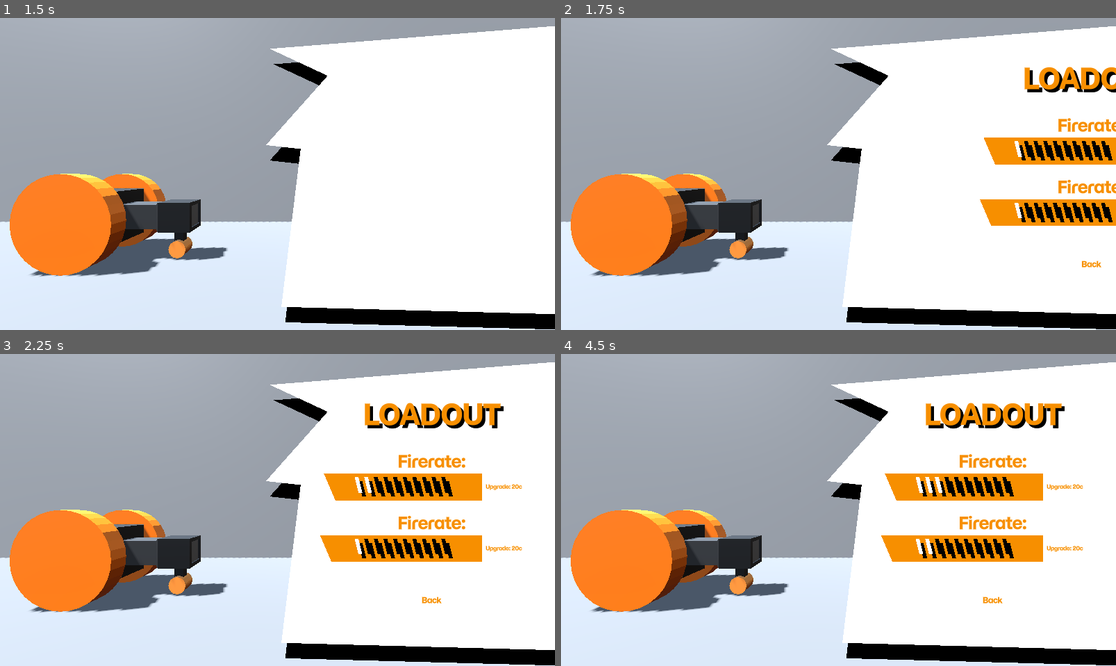
Above: before the commit, frames 1-4 (two rows, left to right).
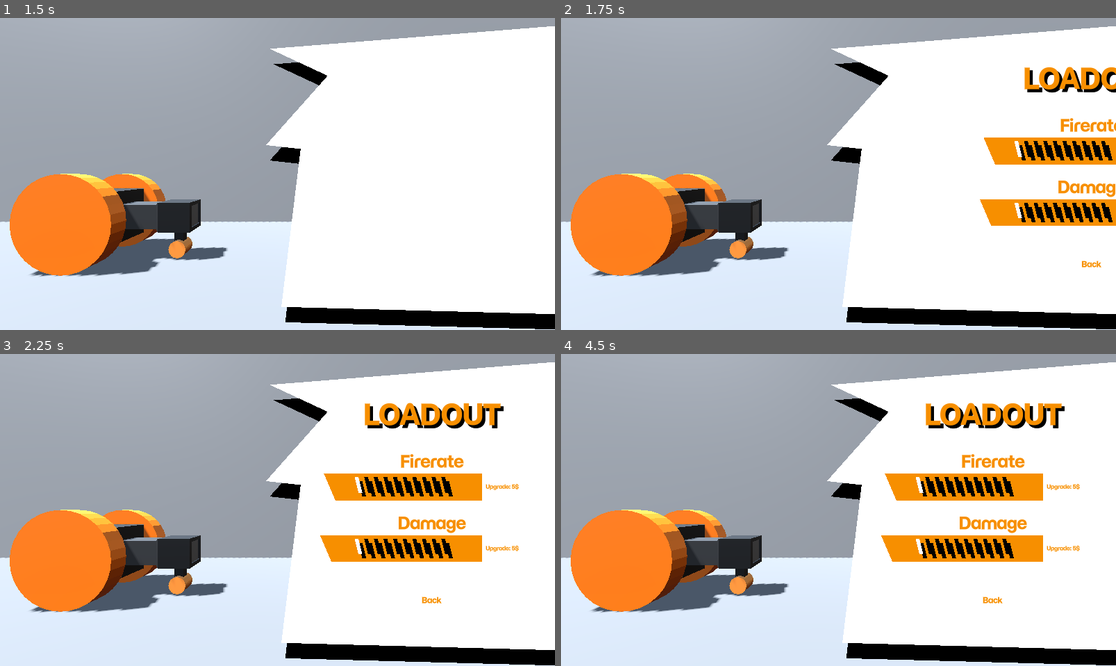
Above: after the commit, the same moments.

Repository: Username4D/Frameclash
Game: Godot game, scene res://scenes/main_menu.tscn
Same seed, same stepped clock (60 frames per second), same inputs: the game is played once before the commit and once after it. This scene is started directly instead of the project's main scene.
Inputs (mouse positions are in pixels of both pictures, inside the frame that each line leads up to):
- Up to frame 1 (1.5 s): tap Enter at 0.5 s; hold Right (ui_right) 0.53-1.25 s; tap Space (shoot) at 0.6 s; click "Back" at 1.25 s
- Up to frame 2 (1.75 s): no input
- Up to frame 3 (2.25 s): click (505, 488) at 2 s, where only the run before the commit has a clickable "Upgrade: 20c"
- Up to frame 4 (4.5 s): click (1066, 488) at 2.75 s, where only the run after the commit has a clickable "Upgrade: 5$"; tap Space (shoot) at 3.5, 3.6, 4.35 s; hold Down (ui_down) 3.53-4.28 s; tap Enter at 4.25 s; hold Right (ui_right) from 4.28 s (still down)

Frame 1 is identical in both runs. In frame 2, 0.5% of the frame differs, in the area x 89-100%, y 32-58%; in frame 3, 0.7%; in frame 4, 0.8%, in the area x 65-95%, y 32-65%.

Commit message:
implemented savehandler into loadout

Diff:
--- a/scenes/loadout.tscn
+++ b/scenes/loadout.tscn
@@ -1,7 +1,8 @@
-[gd_scene load_steps=5 format=3 uid="uid://drgn76ab1301d"]
+[gd_scene load_steps=6 format=3 uid="uid://drgn76ab1301d"]
 
 [ext_resource type="PackedScene" uid="uid://dvb3jtscckqy8" path="res://scenes/page.tscn" id="1_ci6c4"]
 [ext_resource type="FontFile" uid="uid://bnovlpwfj1t3b" path="res://assets/MomoTrustDisplay-Regular.ttf" id="2_dg2ov"]
+[ext_resource type="Script" uid="uid://de2kk31ktw0ni" path="res://scripts/loadout.gd" id="2_jid3f"]
 [ext_resource type="PackedScene" uid="uid://cqtg6k47w73as" path="res://scenes/loadout_level_bar.tscn" id="3_jid3f"]
 
 [sub_resource type="LabelSettings" id="LabelSettings_g1o8j"]
@@ -13,6 +14,7 @@
 shadow_offset = Vector2(6, 6)
 
 [node name="page" instance=ExtResource("1_ci6c4")]
+script = ExtResource("2_jid3f")
 
 [node name="Polygon2D2" type="Polygon2D" parent="." index="0"]
 position = Vector2(-8, 128)
@@ -29,7 +31,7 @@
 horizontal_alignment = 1
 vertical_alignment = 1
 
-[node name="Node2D" parent="." index="3" instance=ExtResource("3_jid3f")]
+[node name="Firerate" parent="." index="3" instance=ExtResource("3_jid3f")]
 layout_mode = 0
 offset_left = 64.0
 offset_top = 192.0
@@ -37,10 +39,13 @@
 offset_bottom = 192.0
 state = 1
 
-[node name="Node2D2" parent="." index="4" instance=ExtResource("3_jid3f")]
+[node name="Damage" parent="." index="4" instance=ExtResource("3_jid3f")]
 layout_mode = 0
 offset_left = 64.0
 offset_top = 320.0
 offset_right = 64.0
 offset_bottom = 320.0
 state = 1
+
+[connection signal="update" from="Firerate" to="." method="_on_update"]
+[connection signal="update" from="Damage" to="." method="_on_update"]
--- a/scenes/loadout_level_bar.tscn
+++ b/scenes/loadout_level_bar.tscn
@@ -6,12 +6,7 @@
 
 [sub_resource type="StyleBoxEmpty" id="StyleBoxEmpty_kf2lb"]
 
-[sub_resource type="StyleBoxFlat" id="StyleBoxFlat_dt4eo"]
-bg_color = Color(0.96862745, 0.56078434, 0, 1)
-corner_radius_top_left = 24
-corner_radius_top_right = 24
-corner_radius_bottom_right = 24
-corner_radius_bottom_left = 24
+[sub_resource type="StyleBoxEmpty" id="StyleBoxEmpty_a68m8"]
 
 [sub_resource type="StyleBoxEmpty" id="StyleBoxEmpty_c31kh"]
 
@@ -27,6 +22,8 @@
 [node name="Node2D" type="Control"]
 layout_mode = 3
 anchors_preset = 0
+offset_right = 424.0
+offset_bottom = 128.0
 script = ExtResource("1_yph25")
 
 [node name="Polygon2D" type="Polygon2D" parent="."]
@@ -86,7 +83,7 @@
 theme_override_fonts/font = ExtResource("2_yph25")
 theme_override_font_sizes/font_size = 11
 theme_override_styles/normal = SubResource("StyleBoxEmpty_kf2lb")
-theme_override_styles/pressed = SubResource("StyleBoxFlat_dt4eo")
+theme_override_styles/pressed = SubResource("StyleBoxEmpty_a68m8")
 theme_override_styles/hover = SubResource("StyleBoxEmpty_c31kh")
 theme_override_styles/disabled = SubResource("StyleBoxEmpty_osjp8")
 theme_override_styles/focus = SubResource("StyleBoxEmpty_mrym7")
--- /dev/null
+++ b/scripts/loadout.gd
@@ -0,0 +1,13 @@
+extends Control
+
+
+
+func _ready() -> void:
+	$Firerate.state = save_handler.firerate_upgrades
+	$Damage.state = save_handler.damage_upgrades
+
+func _on_update() -> void:
+	save_handler.firerate_upgrades = $Firerate.state
+	save_handler.damage_upgrades = $Damage.state
+	print("update")
+	save_handler.s_save()
--- a/scripts/loadout_level_bar.gd
+++ b/scripts/loadout_level_bar.gd
@@ -1,11 +1,16 @@
 extends Control
 
 @export var state = 10
+signal update
+var prices = [5,10,15,20,25,35,45,75,150,300]
 
 func _process(delta: float) -> void:
-	if $upgrade:
-		if $upgrade.button_pressed:
+	$upgrade.text = "Upgrade: " + var_to_str(prices[state - 1]) + "$"
+	if self.get_node("upgrade"):
+		if $upgrade.button_pressed and save_handler.coins >= prices[state - 1]:
 			$Polygon2D2.modulate = Color8(247,143,0)
+		elif $upgrade.button_pressed:
+			$Polygon2D2.modulate = Color8(255,50,0)
 		else:
 			$Polygon2D2.modulate = Color(255,255,255)
 	else:
@@ -19,10 +24,20 @@
 
 			f.modulate.v = 0
 
-
-func _on_upgrade_pressed() -> void:
-	state += 1
+func _ready() -> void:
+	$Label.text = self.name
+	await get_tree().process_frame
 	if state == 10:
 		$upgrade.queue_free()
 		await get_tree().process_frame
 		$Polygon2D2.modulate = Color8(247,143,0)
+
+func _on_upgrade_pressed() -> void:
+	if save_handler.coins >= prices[state - 1]:
+		state += 1
+		if state == 10:
+			$upgrade.queue_free()
+			await get_tree().process_frame
+			$Polygon2D2.modulate = Color8(247,143,0)
+		update.emit()
+		save_handler.coins -= prices[state - 2]
--- a/scripts/save_handler.gd
+++ b/scripts/save_handler.gd
@@ -19,3 +19,6 @@
 	var content = {"coins": coins, "damage_upgrades": damage_upgrades, "firerate_upgrades": firerate_upgrades, "settings": settings}
 	var file = FileAccess.open("user://einenstern.dat", FileAccess.WRITE)
 	file.store_var(content)
+
+func _ready() -> void:
+	s_load()
Not shown, added: scripts/loadout.gd.uid
